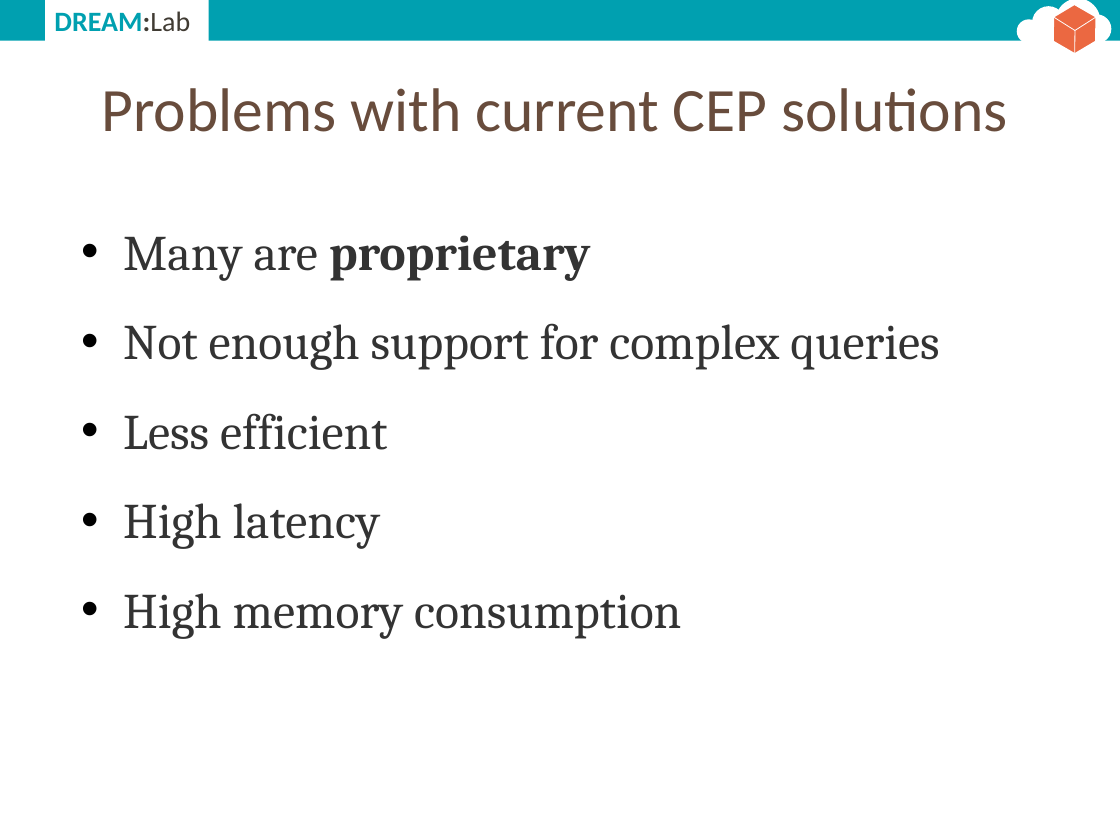
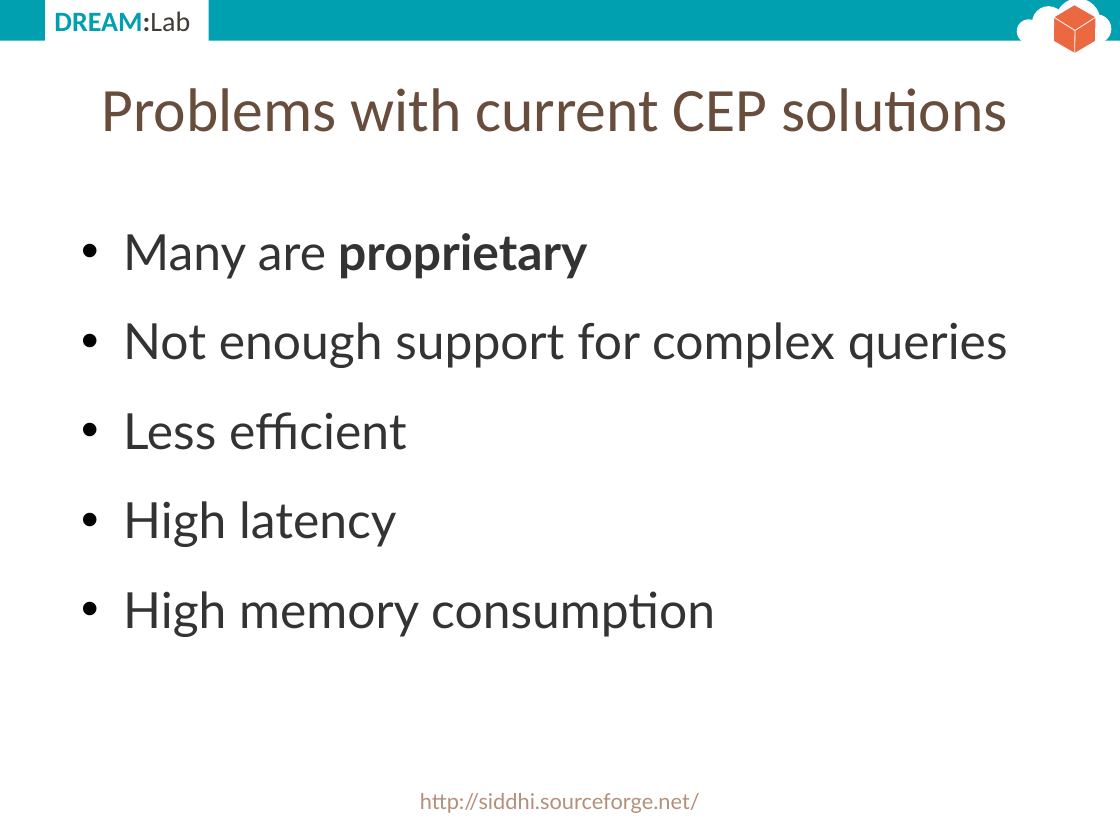
Before and after one commit to dream-lab/iot-school, a slide deck: slide 14 of common/slides/cep.pptx. Drawn at 1120x840 pixels with LibreOffice and Linux fonts; fonts in the diff are those of the drawing. Boxes give left, top, right and bottom in pixels: in the first picture for what was removed or moved away, otherwise in the second. Text is boxed around its words. In the diff, an @@ line names an element or a change of style, - is before the commit and + after.

```diff
--- a/common/slides/cep.pptx
+++ b/common/slides/cep.pptx
@@ text "Many are proprietary" at box(123, 233, 1008, 637): font Cambria to Lato @@
@@ text added at box(420, 793, 700, 813), 14 pt, text #B3907B @@
+http://siddhi.sourceforge.net/
```
Also in this commit, not shown: 22 other slides changed, 6 slides added, 1 slide removed, 1 other file.
